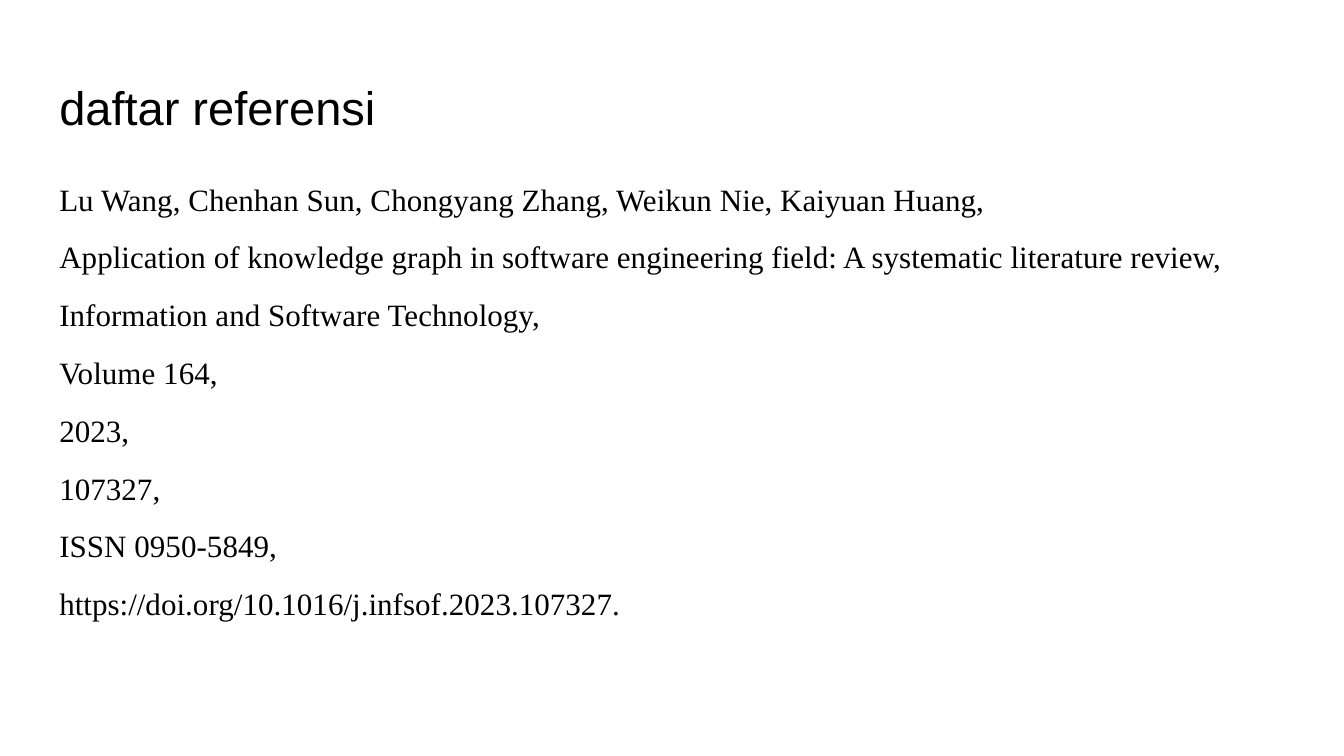
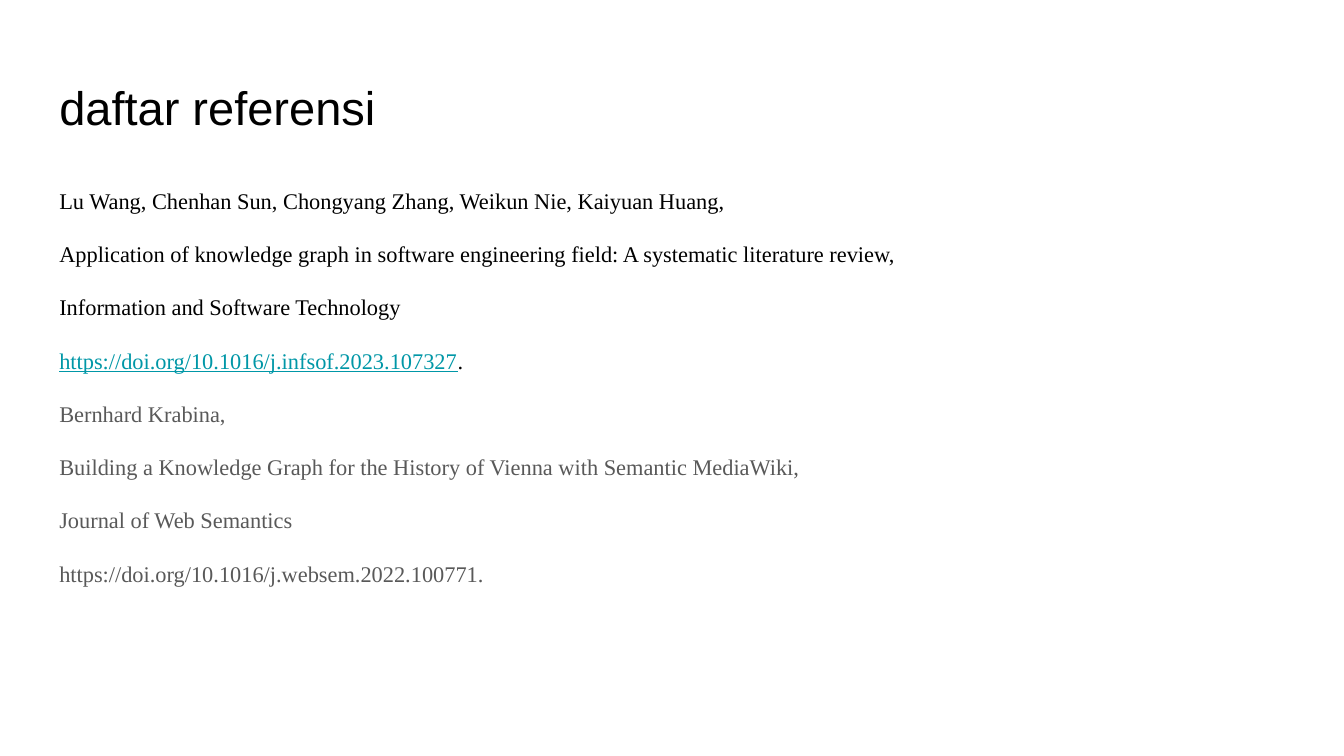
Before and after one commit to rcsenlia/Ontologi-Sejarah-Indonesia, a slide deck: slide 11 of RichieChristiansenSenlia/Draft Proposal - Richie Christiansen Senlia.pptx (slide 12 before the commit). Drawn at 1344x756 pixels with LibreOffice and Linux fonts; fonts in the diff are those of the drawing. Boxes give left, top, right and bottom in pixels: in the first picture for what was removed or moved away, otherwise in the second. Text is boxed around its words. In the diff, an @@ line names an element or a change of style, - is before the commit and + after.

```diff
--- a/RichieChristiansenSenlia/Draft Proposal - Richie Christiansen Senlia.pptx
+++ b/RichieChristiansenSenlia/Draft Proposal - Richie Christiansen Senlia.pptx
@@ text at (x1=59, y1=193, x2=894, y2=374): size 16.6 to 12 pt in "Lu Wang, Chenhan Sun, Chongyang Zhang, Weikun ...", "Application of knowledge graph in software engineering ...", "https://doi.org/10.1016/j.infsof.2023.107327."; text colour #000000 to #0097A7, underline on in "https://doi.org/10.1016/j.infsof.2023.107327."; line spacing 0.95 to 1.15 @@
@@ text at (x1=59, y1=299, x2=400, y2=320): text changed; size 16.6 to 12 pt @@
-Information and Software Technology,
-Volume 164,
-2023,
-107327,
-ISSN 0950-5849,
+Information and Software Technology
@@ text at (x1=59, y1=406, x2=800, y2=587): paragraphs added @@
+Bernhard Krabina,
+Building a Knowledge Graph for the History of Vienna with Semantic MediaWiki,
+Journal of Web Semantics
+https://doi.org/10.1016/j.websem.2022.100771.
```
Also in this commit, not shown: 8 other slides changed, 2 slides added, 4 slides removed.
